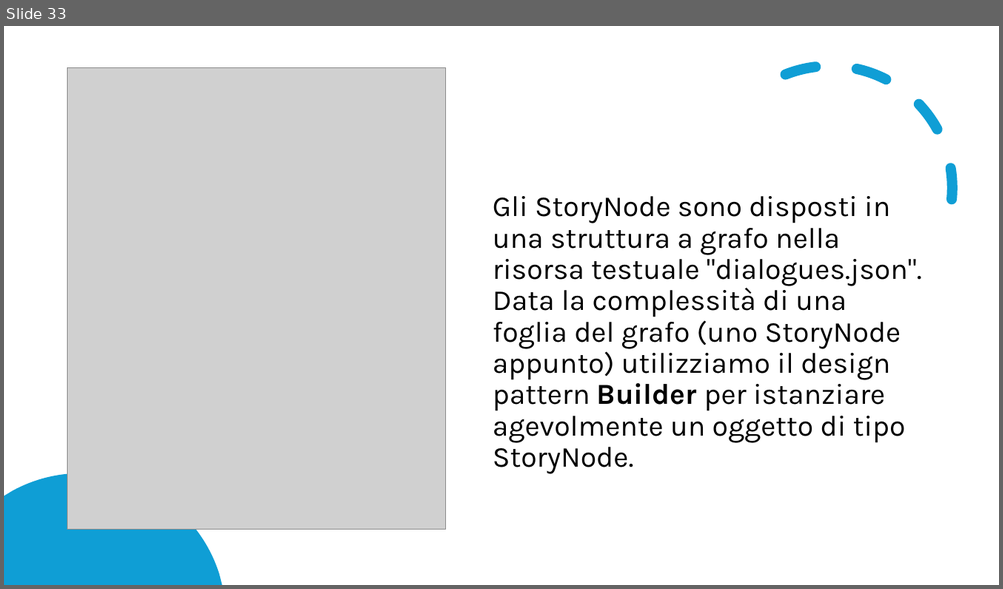
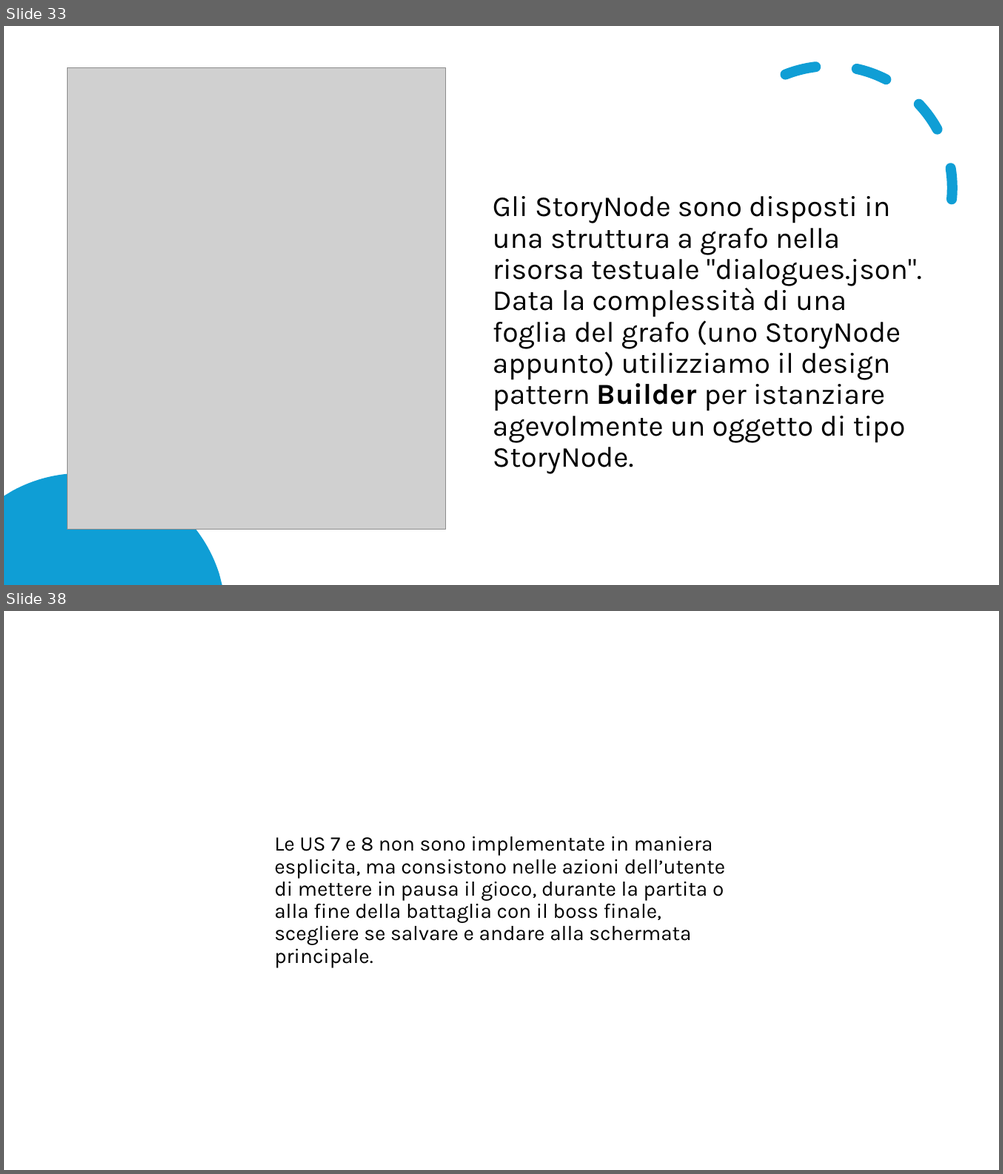
Before and after one commit to samMM-cs/iss-team2, a slide deck: Revisione.pptx. Shown one above the other, each under a label of ours: slide 33 before the commit, slides 33 and 38 after it; the slides between them are not shown. The pictures are 1003x589 and 1003x1174 pixels, drawn with LibreOffice and Linux fonts; fonts in the diff are those of the drawing; grey boxes stand for pictures. Boxes give left, top, right and bottom in pixels: in the first picture for what was removed or moved away, otherwise in the second. Text is boxed around its words. In the diff, an @@ line names an element or a change of style, - is before the commit and + after.

```diff
--- a/Revisione.pptx
+++ b/Revisione.pptx
@@ slide 38 added at <box>4,611,999,1170</box>, background #FFFFFF @@
@@ text added at <box>274,836,725,968</box>, 20 pt, text #000000 @@
+Le US 7 e 8 non sono implementate in maniera esplicita, ma consistono nelle azioni dell’utente di mettere in pausa il gioco, durante la partita o alla fine della battaglia con il boss finale, scegliere se salvare e andare alla schermata principale.
```
Also in this commit, not shown: 4 other slides added, 6 other files.
